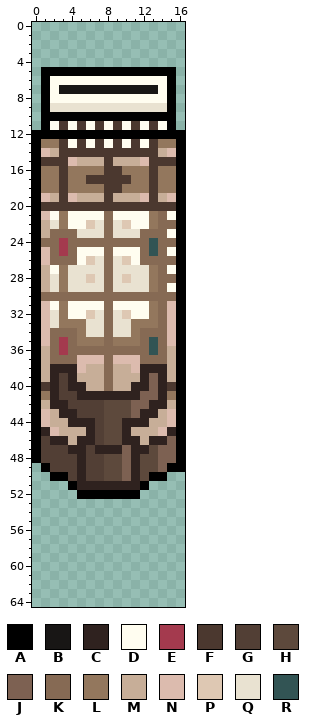
File history of a sprite sheet, StarcourseDock/assets/parts/io_bay_right.png. The first picture shows the starting point.
The file is 17x65 pixels.
Palette (. is transparent): A #000000  B #181615  C #2f221f  D #fffdf0  E #a43a4e  F #4b382f  G #523f35  H #5d493c  J #7d6152  K #866a54  L #93775d  M #c7ae98  N #dcbbae  P #dec8b3  Q #e9e2d1  R #325454
Pixels before, first column x 0:
 5 .AAAAAAAAAAAAAAA.
 6 .ADDDDDDDDDDDDDA.
 7 .ADBBBBBBBBBBBDA.
 8 .ADDDDDDDDDDDDDA.
 9 .AQQQQQQQQQQQQQA.
10 .AAAAAAAAAAAAAAA.
11 .ADFDFDFDFDFDFDA.
12 AAAAAAAAAAAAAAAAA
13 ALLFDFDFDFDFDFLLA
14 ANMFFFFFFFFFFFMNA
15 AFFFNMMMFMMMNFFFA
16 ALLFLLLLFFLLLFLLA
17 ALLFLLFFFFFLLFLLA
18 ALLFLLLLFFLLLFLLA
19 ANMFNMMMFMMMNFMNA
20 AFFFFFFFFFFFFFFFA
21 ANDLDDDDKDDDDLKDA
22 AMQLDDPQKQPDDLKKA
23 AMKKKQQQKQQQKKKDA
24 AKKEKKKKKKKKKRKKA
25 ANKEKDDDKDDDKRKDA
26 ANKKKDPQKQPDKKKKA
27 AMDLQQQQKQQQQLKDA
28 AMQLQQPQKQPQQLKKA
29 AMQLQQQQKQQQQLKDA
30 AKKKKKKKKKKKKKKKA
31 ANDLDDDDKDDDDLKNA
32 ANQLDDPQKQPDDLKNA
33 ANQLLLQQKQQLLLKNA
34 ANKKKLQQKQQLKKKNA
35 ANKEKLLLKLLLKRKNA
36 AMKEKKKKKKKKKRKMA
37 AMKKKNNNKNNNKKKMA
38 AMCCCNMMKMMNCCCMA
39 AMCGCMMMKMMMCJCMA
40 AFCGCCMMKMMCCJCFA
41 ALCGGCCCCCCCJJCLA
42 AMCCGGGGHHHJJCCMA
43 ANMCCGGGHHHJCCMNA
44 ANMMCCCGHHCCCMMNA
45 ACNMMMCGHHCMMMNCA
46 AGCCMCCGHHCCMCCJA
47 AGGGCCGCCCJCCHJJA
48 AGGGGCGGHHJCHHJJA
49 .AGGGCGGHHJCHHJAA
50 ..AAGCGGHHJCHAA..
51 ....ACCCCCCCA....
52 .....AAAAAAA.....
After:
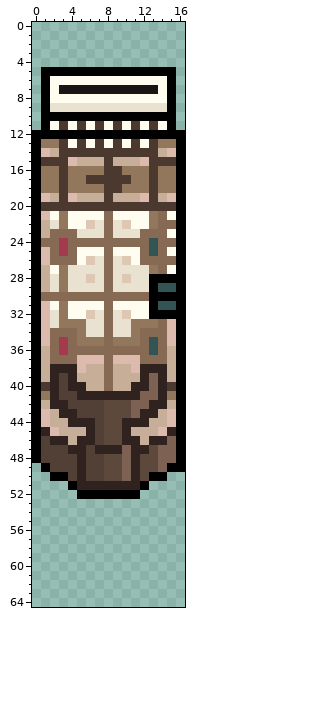
Edits made:
The edit turns colour K into colour A in row 28 at x 14 to 15; in row 30 at x 13 to 15; in row 32 at x 14.
The edit turns colour L into colour A in rows 28 to 29 at x 13; in rows 31 to 32 at x 13.
The edit turns colour N into colour A in row 32 at x 15.
The edit turns colour D into colour R in row 29 at x 15.
The edit turns colour K into colour R in row 29 at x 14; in row 31 at x 14.
The edit turns colour N into colour R in row 31 at x 15.
